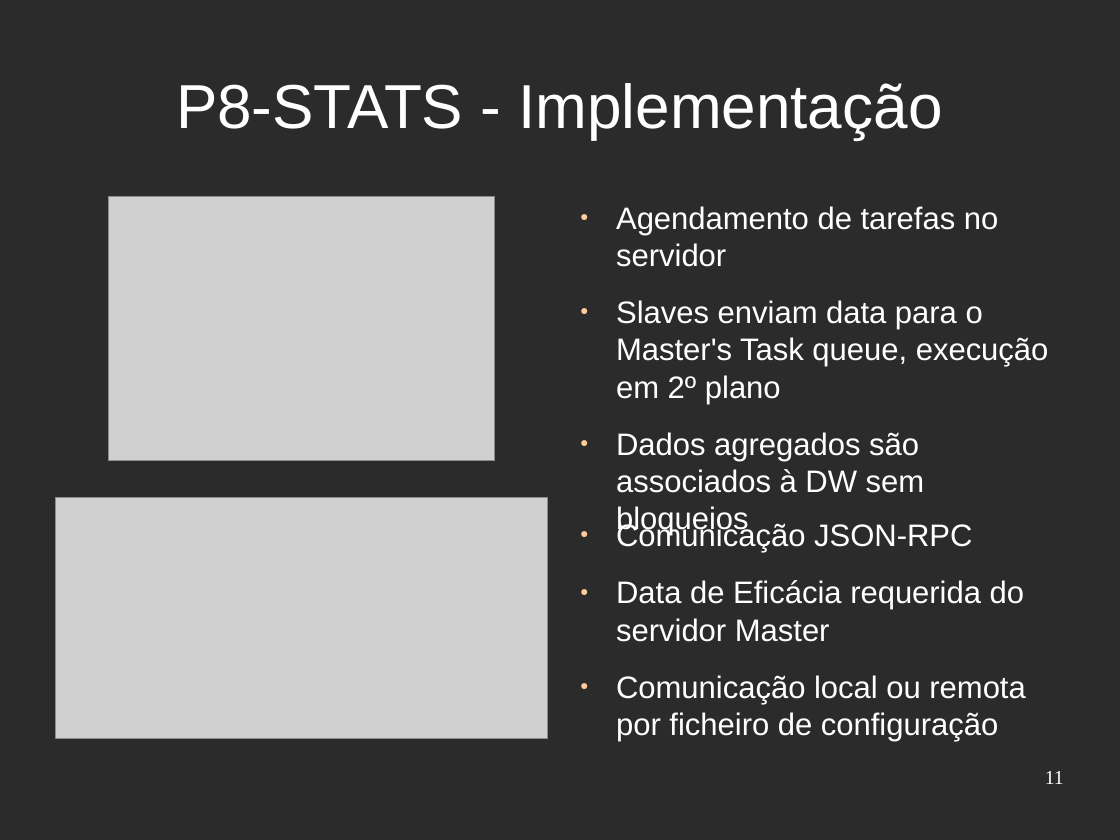
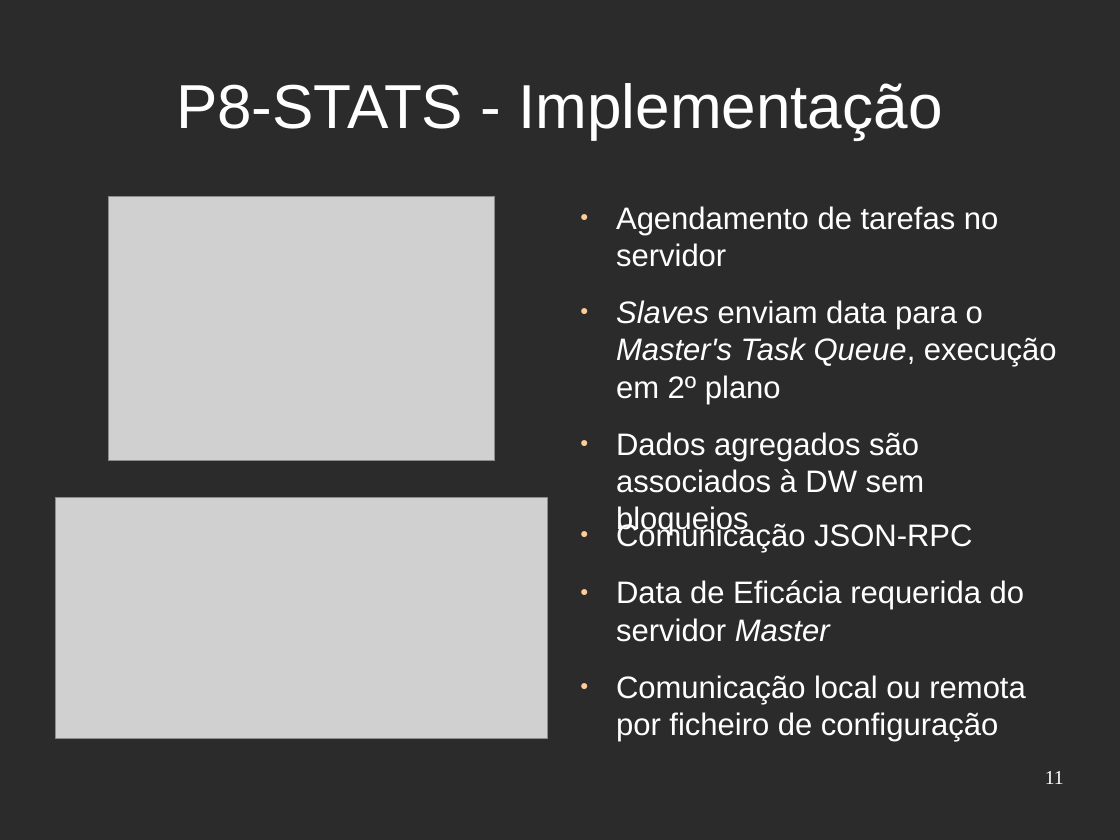
Before and after one commit to djjorjinho/mutworange_2011, a slide deck: slide 11 of documents/presentation/apresentacao_portugal.odp. Drawn at 1120x840 pixels with LibreOffice and Linux fonts; fonts in the diff are those of the drawing; grey boxes stand for pictures; background and template pictures are left out; a plain dark background stands for a picture behind light text. Boxes give left, top, right and bottom in pixels: in the first picture for what was removed or moved away, otherwise in the second. Text is boxed around its words. In the diff, an @@ line names an element or a change of style, - is before the commit and + after.

```diff
--- a/documents/presentation/apresentacao_portugal.odp
+++ b/documents/presentation/apresentacao_portugal.odp
@@ text at (616, 300, 1057, 404): text changed @@
-● Slaves enviam data para o Master's Task queue, execução em 2º plano
+● Slaves enviam data para o Master's Task Queue, execução em 2º plano
@@ text at (616, 580, 1024, 642): italic on in "Master" @@
```
Also in this commit, not shown: 5 other slides changed.
